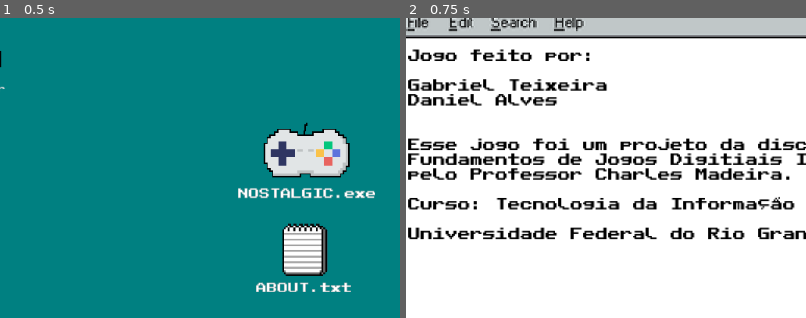
Above: before the commit, frames 1-2 (left to right).
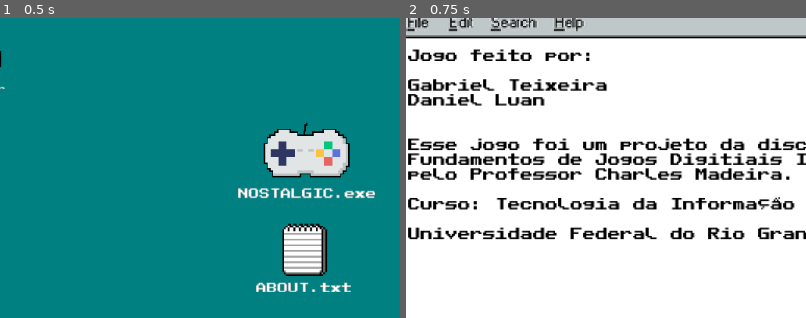
Above: after the commit, the same moments.

Repository: Pirraio/Nostalgic_dot_exe
Game: Godot game, scene res://scenes/main.tscn
The game is run twice, just before and just after one commit, with the same random seed, the same clock (stepped at 60 frames per second) and the same inputs.
Inputs (mouse positions are % of the whole screen's width and height, from its top left):
- Up to frame 1 (0.5 s): no input
- Up to frame 2 (0.75 s): click (50, 58) at 0.5 s
The pictures show only the part of the screen within x 12-62%, y 18-68%; the shares and areas given below are measured in that part.

Frame 1 is identical in both runs. In frame 2, 0.4% of the frame differs, in the area x 22-38%, y 25-30%.

Commit message:
Adição da Cutscene

Diff:
--- /dev/null
+++ b/scenes/cutscene/cutscene.gd
@@ -0,0 +1,11 @@
+extends Control
+
+func _ready():
+	$VideoStreamPlayer.play()
+
+func _on_video_stream_player_finished():
+	get_tree().change_scene_to_file("res://scenes/menu/menu.tscn")
+
+
+func _on_button_pressed():
+	_on_video_stream_player_finished()
--- a/scenes/cutscene/cutscene.tscn
+++ b/scenes/cutscene/cutscene.tscn
@@ -1,4 +1,9 @@
-[gd_scene format=3 uid="uid://bc8tkge505ea0"]
+[gd_scene load_steps=3 format=3 uid="uid://bc8tkge505ea0"]
+
+[ext_resource type="Script" path="res://scenes/cutscene/cutscene.gd" id="1_s5wg2"]
+
+[sub_resource type="VideoStreamTheora" id="VideoStreamTheora_hx33u"]
+file = "res://scenes/cutscene/cutscene_intro.ogv"
 
 [node name="Cutscene" type="Control"]
 layout_mode = 3
@@ -7,3 +12,21 @@
 anchor_bottom = 1.0
 grow_horizontal = 2
 grow_vertical = 2
+script = ExtResource("1_s5wg2")
+
+[node name="VideoStreamPlayer" type="VideoStreamPlayer" parent="."]
+layout_mode = 0
+offset_right = 40.0
+offset_bottom = 40.0
+stream = SubResource("VideoStreamTheora_hx33u")
+
+[node name="Button" type="Button" parent="."]
+layout_mode = 0
+offset_left = 921.0
+offset_top = 713.0
+offset_right = 1019.0
+offset_bottom = 762.0
+text = "PULAR"
+
+[connection signal="finished" from="VideoStreamPlayer" to="." method="_on_video_stream_player_finished"]
+[connection signal="pressed" from="Button" to="." method="_on_button_pressed"]
--- /dev/null
+++ b/scenes/main.gd
@@ -0,0 +1,11 @@
+extends Node2D
+
+
+# Called when the node enters the scene tree for the first time.
+func _ready():
+	pass # Replace with function body.
+
+
+# Called every frame. 'delta' is the elapsed time since the previous frame.
+func _process(delta):
+	pass
--- a/scenes/main.tscn
+++ b/scenes/main.tscn
@@ -1,7 +1,12 @@
-[gd_scene load_steps=2 format=3 uid="uid://s6vjoh75foif"]
+[gd_scene load_steps=4 format=3 uid="uid://s6vjoh75foif"]
 
+[ext_resource type="Script" path="res://scenes/main.gd" id="1_g3orf"]
 [ext_resource type="PackedScene" uid="uid://xh3h7gml3oyt" path="res://scenes/menu/menu.tscn" id="1_oh7n4"]
+[ext_resource type="PackedScene" uid="uid://bc8tkge505ea0" path="res://scenes/cutscene/cutscene.tscn" id="1_ok4ko"]
 
 [node name="Main" type="Node2D"]
+script = ExtResource("1_g3orf")
 
 [node name="Menu" parent="." instance=ExtResource("1_oh7n4")]
+
+[node name="Cutscene" parent="." instance=ExtResource("1_ok4ko")]
--- a/scenes/menu/about_menu.tscn
+++ b/scenes/menu/about_menu.tscn
@@ -33,7 +33,7 @@
 text = "Jogo feito por:
 
 Gabriel Teixeira
-Daniel Alves
+Daniel Luan
 
 
 Esse jogo foi um projeto da disciplina Fundamentos de Jogos Digitiais I ministrada pelo Professor Charles Madeira.
Not shown, added: assets/audio/play_button.wav.import
Not shown, added: scenes/cutscene/cutscene_intro.ogg.import
Not shown, changed: README.md
Not shown, added: assets/audio/play_button.wav
Not shown, added: scenes/cutscene/cutscene_intro.ogv
